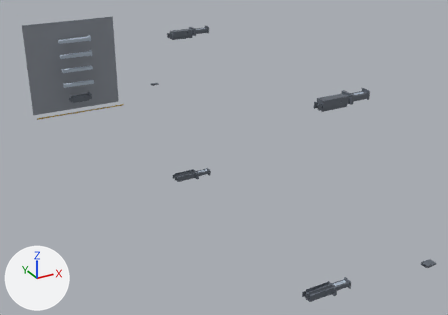
Two versions of the glTF model redesign/blender/out/aircraft/glb/landing.glb, one commit apart.
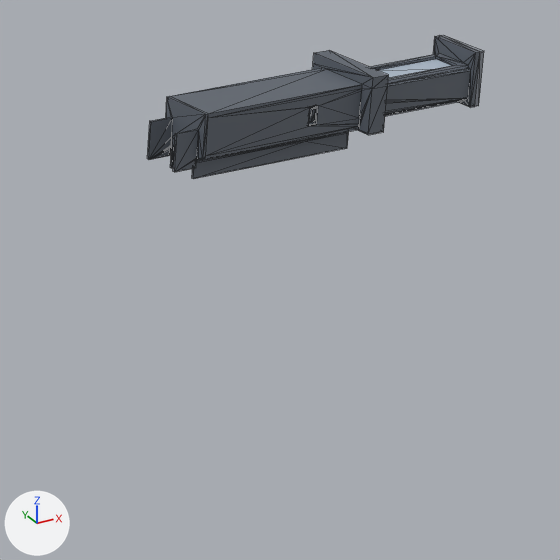
The first picture shows the older version from a 50 mm lens placed at (-0.396, -1.161, 0.565), pointed at (0.286, 0.079, -0.055). The close-ups show the older and then the newer version on the part from 64% to 85% of the width and 26% to 56% of the height of that picture. Only the edits that show in the close-ups are written down. The lights are fixed; the arrows at lower left show +X, +Y and +Z. The close-ups show mesh edges as thin lines. Vertices at exactly the same position are counted once.

In view in the first close-up: 'GER-001-UL', 'GER-002-UL', 'GER-003-UL' and 1 more.
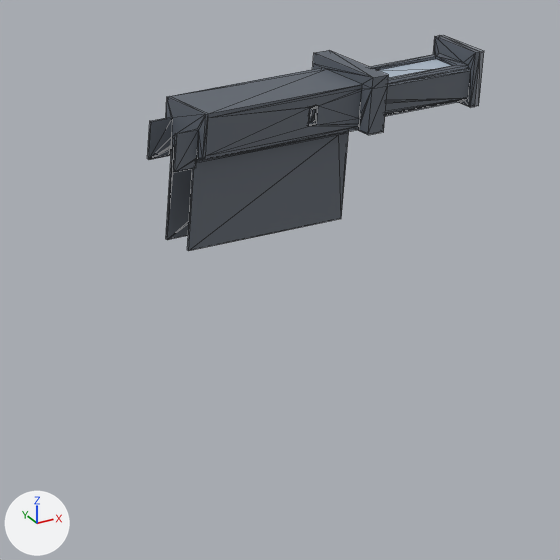
Location of each change, (x1, y1, x2, y2) in pixels of the close-ups (560 x 560 px; the box of a moved part takes in the faces that stretch with it):
'GER-001-UL', reshaped (55% taller): before (147, 50, 389, 179); after (147, 50, 389, 251)
part 1 of me_ger_001_ul, moved or reshaped: before (170, 132, 349, 179); after (166, 132, 349, 251)

The change, as a list of edits to the scene's bpy script:
```text
Change me_ger_001_ul:
    used by ob_ger_001_ul; location = (0.0, 0.0, 0.0)
    remove me_ger_001_ul.from_pydata(...)  # 280 vertices, 564 faces; spans x 0.2536..0.3266, y -0.3341..-0.3058, z 0.1942..0.219
    add me_ger_001_ul.from_pydata(...)  # 280 vertices, 564 faces; spans x 0.2536..0.3266, y -0.3341..-0.3058, z 0.1712..0.219
    me_ger_001_ul part 1
    8 vertices are removed from x 0.2616..0.32, y -0.3258..-0.3142, z 0.1942
    30 faces are deleted
    2 vertices move from x 0.2783..0.3033, y -0.3258..-0.3142, z 0.1992 to x 0.2655..0.3161, y -0.3258..-0.3142, z 0.1992
    8 vertices are added at x 0.2616..0.32, y -0.3258..-0.3142, z 0.1712
    30 new faces join them
```
